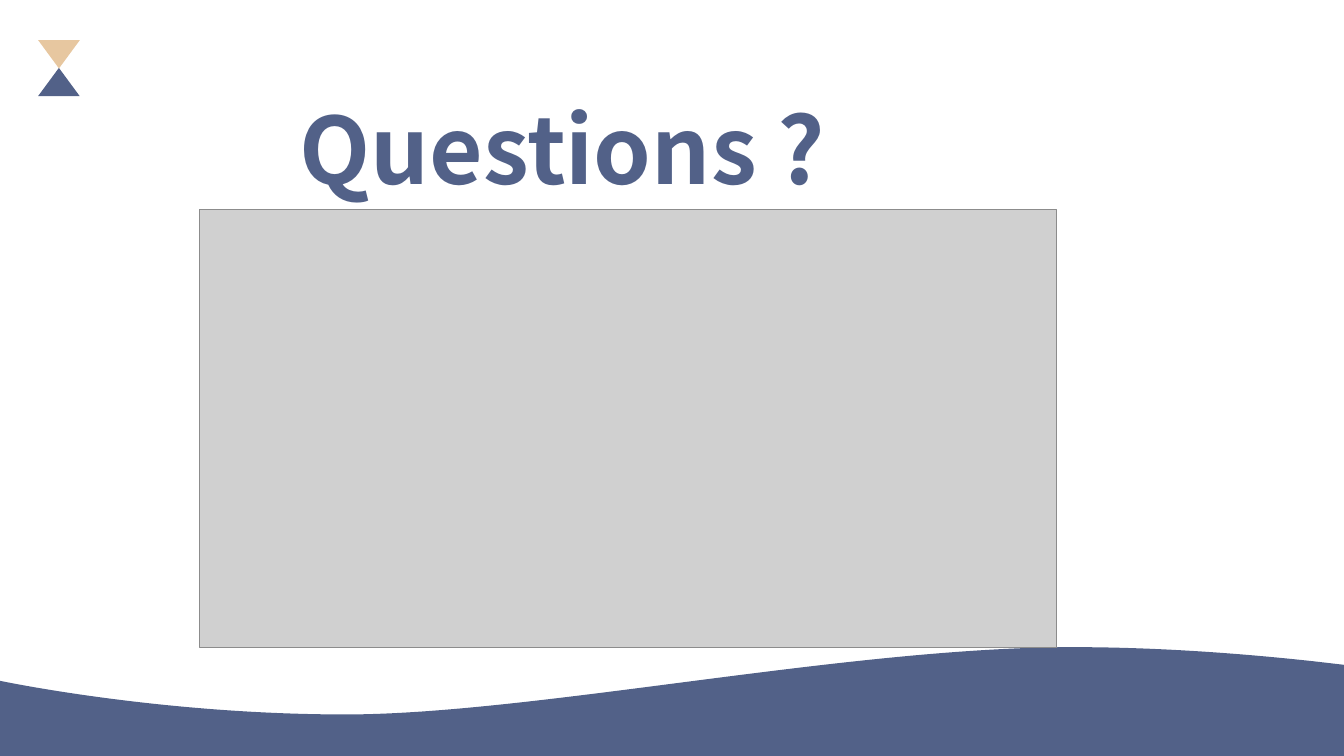
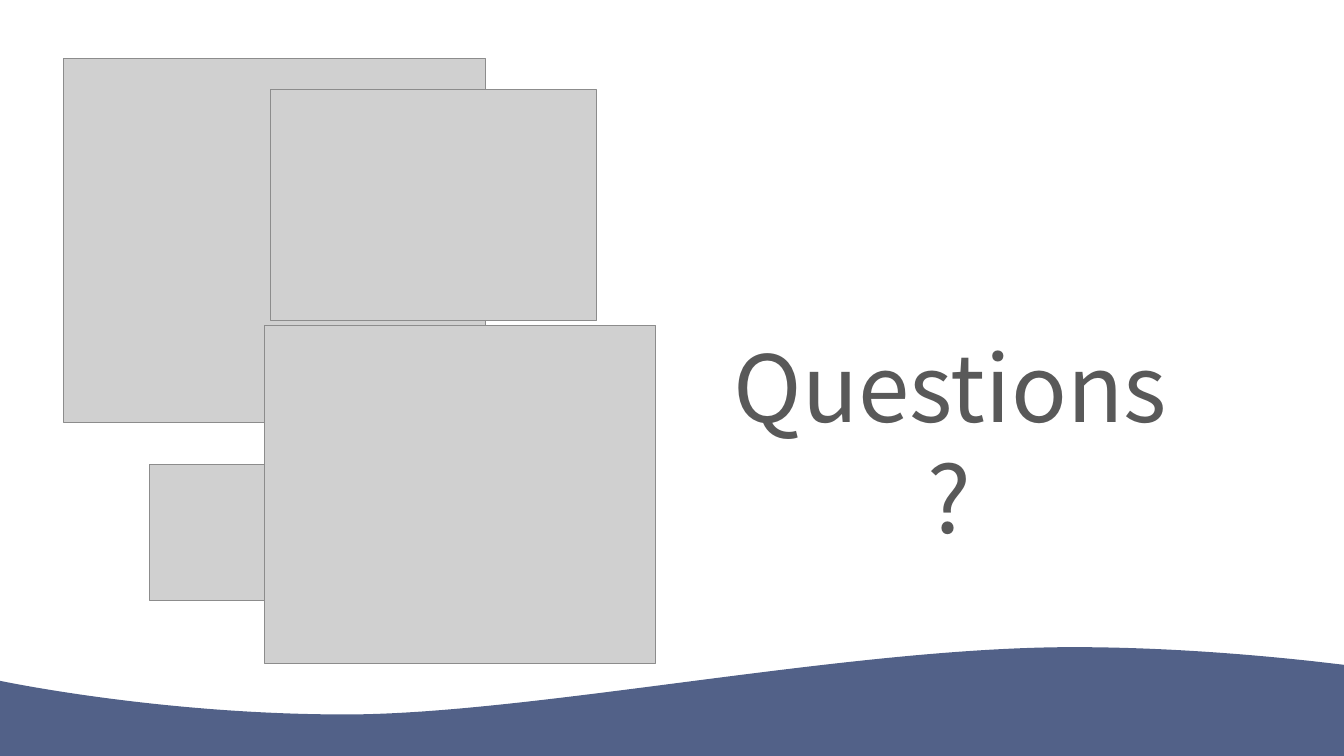
Before and after one commit to xanalee/lu_learning_materials, a slide deck: slide 19 of Statistics and Data Science in Practice/Work&Model&Academia.pptx. Drawn at 1344x756 pixels with LibreOffice and Linux fonts; fonts in the diff are those of the drawing; grey boxes stand for pictures. Boxes give left, top, right and bottom in pixels: in the first picture for what was removed or moved away, otherwise in the second. Text is boxed around its words. In the diff, an @@ line names an element or a change of style, - is before the commit and + after.

```diff
--- a/Statistics and Data Science in Practice/Work&Model&Academia.pptx
+++ b/Statistics and Data Science in Practice/Work&Model&Academia.pptx
@@ triangle removed at box(38, 40, 80, 69) @@
@@ triangle removed at box(38, 68, 80, 96) @@
@@ picture removed at box(199, 210, 1057, 647) @@
@@ group added at box(64, 58, 656, 663): 4 pictures @@
@@ text at box(734, 350, 1167, 439): text changed; text colour #526188 to #595959; bold off @@
-Questions ?
+Questions?
```
Also in this commit, not shown: 1 slide added.
